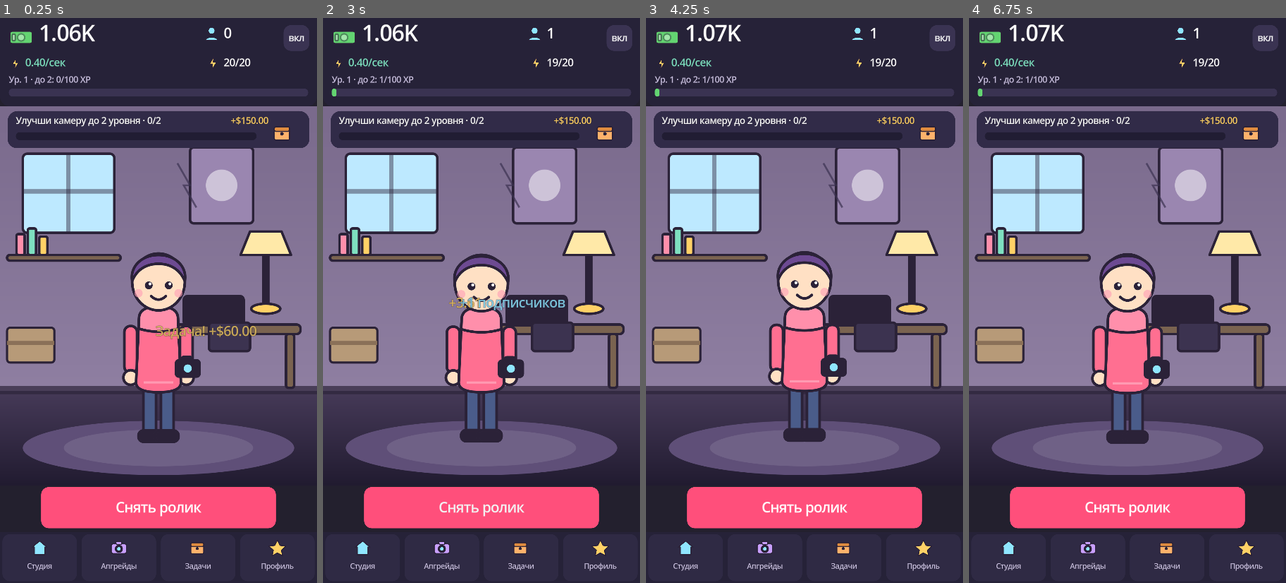
Above: before the commit, frames 1-4 (left to right).
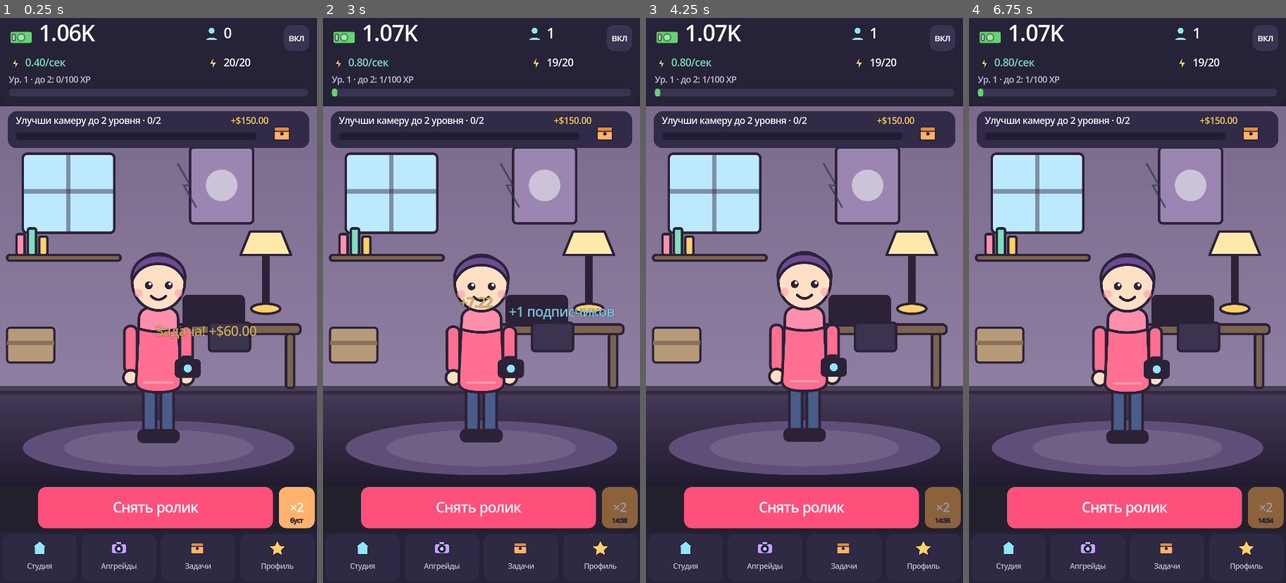
Above: after the commit, the same moments.

Repository: mcvadi777-code/clipstar
Game: Godot game, scene res://scenes/main.tscn
Two runs of this game, one before a commit and one after it. Both use one fixed random seed, a clock stepped at 60 frames per second and the inputs below.
Inputs (mouse positions are in pixels of both pictures, inside the frame that each line leads up to):
- Up to frame 1 (0.25 s): no input
- Up to frame 2 (3 s): click (620, 509) at 0.5 s, where only the run after the commit has a clickable "×2"; click "вкл" at 1.25 s; click "выкл" at 2 s; click "Снять ролик" at 2.75 s
- Up to frame 3 (4.25 s): click "Студия" at 3.5 s
- Up to frame 4 (6.75 s): click "Апгрейды" at 4.25 s; click "Задачи" at 5 s; click "Профиль" at 5.75 s; click "Закрыть" at 6.5 s

The runs differ from the first frame. In frame 1, 1.3% of the frame differs, in the area x 12-100%, y 83-91%; in frame 2, 2.0%, in the area x 2-100%, y 1-91%; in frame 3, 1.3%; in frame 4, 1.3%.

Commit message:
2d: scripts/ui/main.gd

Diff:
--- a/scripts/ui/main.gd
+++ b/scripts/ui/main.gd
@@ -21,6 +21,8 @@
 var pb_task: ProgressBar
 var lbl_task_reward: Label
 var btn_sound: Button
+var btn_boost: Button
+var lbl_boost: Label
 var panel_kind: String = ""
 var _ui_timer: float = 0.0
 var _panel_timer: float = 0.0
@@ -144,8 +146,21 @@
 	root.mouse_filter = Control.MOUSE_FILTER_IGNORE
 	add_child(root)
 
+	btn_boost = _button("×2", Color("#ffb26b"), 40)
+	btn_boost.position = Vector2(950.0, 4.0)
+	btn_boost.size = Vector2(122.0, 140.0)
+	btn_boost.pressed.connect(_on_boost)
+	root.add_child(btn_boost)
+
+	lbl_boost = _label("", 20, Color("#2b2238"))
+	lbl_boost.position = Vector2(950.0, 104.0)
+	lbl_boost.size = Vector2(122.0, 26.0)
+	lbl_boost.horizontal_alignment = HORIZONTAL_ALIGNMENT_CENTER
+	lbl_boost.mouse_filter = Control.MOUSE_FILTER_IGNORE
+	root.add_child(lbl_boost)
+
 	var shoot: Button = _button("Снять ролик", Color("#ff4f7b"), 46)
-	shoot.position = Vector2(140.0, 4.0)
+	shoot.position = Vector2(130.0, 4.0)
 	shoot.size = Vector2(800.0, 140.0)
 	shoot.pressed.connect(_on_shoot)
 	root.add_child(shoot)
@@ -262,6 +277,14 @@
 			_open_profile()
 
 
+func _on_boost() -> void:
+	if Game.is_boost():
+		return
+	Game.start_boost()
+	Sfx.play("fanfare")
+	_tick_ui()
+
+
 func _on_sound_pressed() -> void:
 	Sfx.muted = not Sfx.muted
 	_refresh_sound()
@@ -281,6 +304,13 @@
 	lbl_level.text = "Ур. %d · до %d: %d/100 XP" % [Game.level(), Game.level() + 1, int(lv.x)]
 	pb_level.max_value = 100.0
 	pb_level.value = lv.x
+	if Game.is_boost():
+		var left: int = Game.boost_left()
+		lbl_boost.text = "%d:%02d" % [left / 60, left % 60]
+		btn_boost.disabled = true
+	else:
+		lbl_boost.text = "буст"
+		btn_boost.disabled = false
 	_refresh_task()
 
 
@@ -404,9 +434,21 @@
 		"Роликов снято: %d" % Game.videos,
 		"Всего заработано: $%s" % fmt(Game.total_earned),
 		"Стадия студии: %d/5" % (Game.stage + 1),
+		"Копилка: $%s" % fmt(Game.piggy),
 	]
 	for line: String in lines:
 		overlay_body.add_child(_label(line, 30, Color.WHITE))
+	if Game.piggy > 0.0:
+		var claim: Button = _button("Забрать копилку", Color("#63d471"), 28)
+		claim.custom_minimum_size = Vector2(500.0, 90.0)
+		claim.pressed.connect(func() -> void:
+			var got: float = Game.claim_piggy()
+			Sfx.play("coin")
+			_spawn_float("+$" + fmt(got), Color("#63d471"))
+			Game.save_state()
+			_fill_profile()
+		)
+		overlay_body.add_child(claim)
 	var reset: Button = _button("Сбросить прогресс", Color("#3a3352"), 28)
 	reset.custom_minimum_size = Vector2(500.0, 90.0)
 	reset.pressed.connect(func() -> void:
